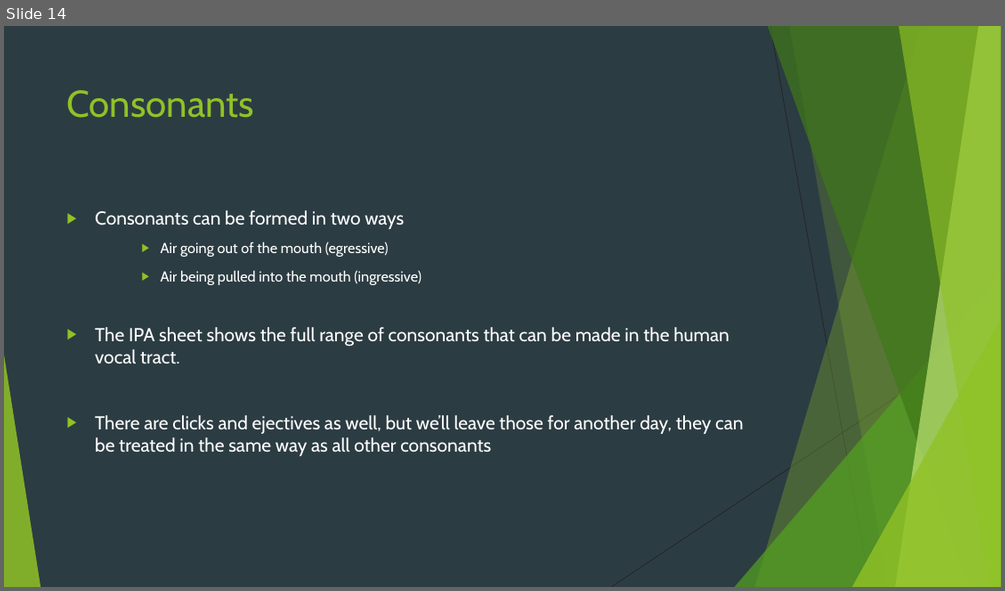
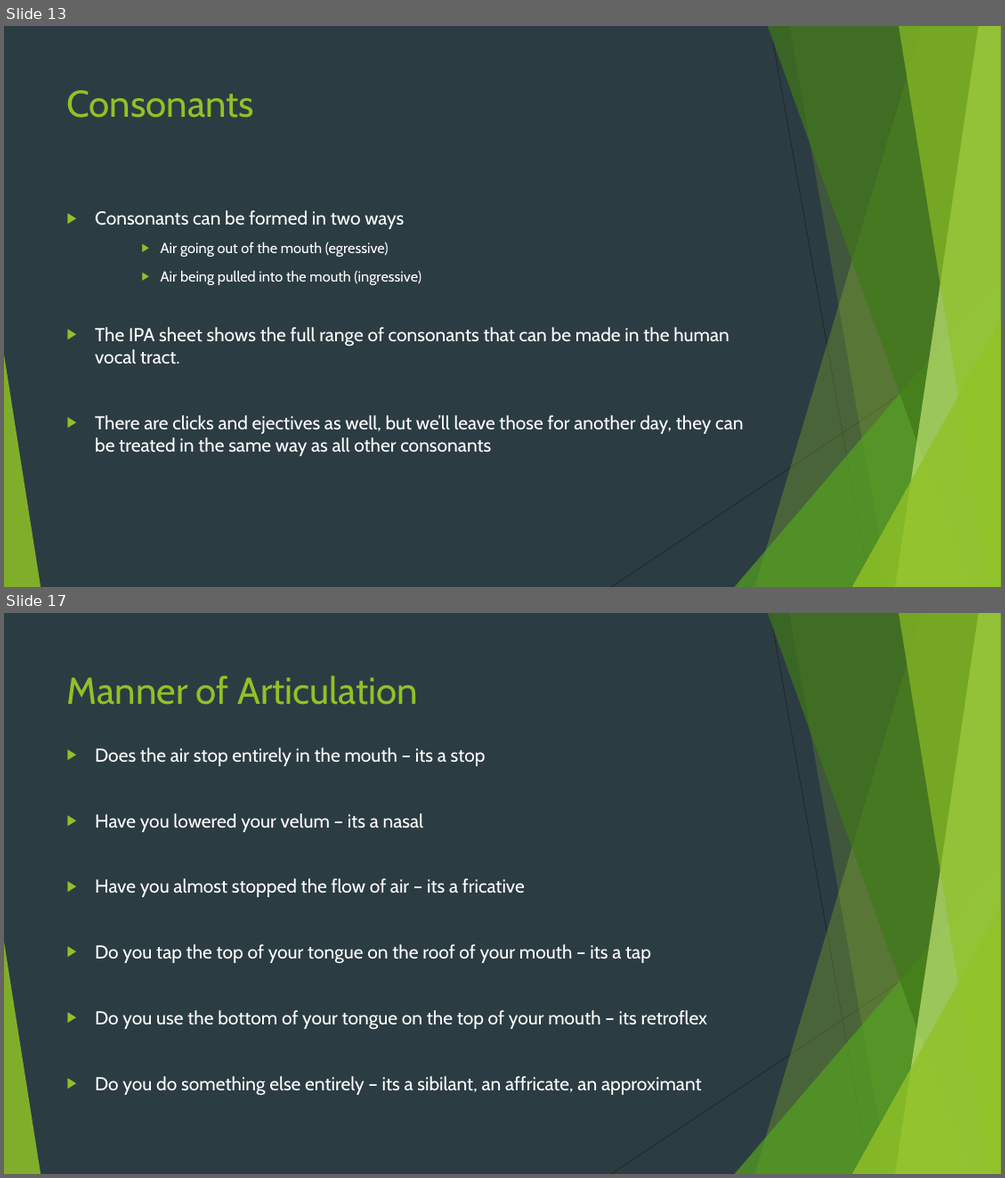
Before and after one commit to krownniuqjk/Lectures, a slide deck: Short Course in Linguistics Wk 1.pptx. Shown one above the other, each under a label of ours: slide 14 before the commit, slides 13 and 17 after it; the slides between them are not shown. The pictures are 1005x591 and 1005x1178 pixels, drawn with LibreOffice and Linux fonts; fonts in the diff are those of the drawing. Boxes give left, top, right and bottom in pixels: in the first picture for what was removed or moved away, otherwise in the second. Text is boxed around its words. In the diff, an @@ line names an element or a change of style, - is before the commit and + after.

```diff
--- a/Short Course in Linguistics Wk 1.pptx
+++ b/Short Course in Linguistics Wk 1.pptx
@@ slide 17 added at bbox=[4, 613, 1001, 1174], background #2C3C43; not listed: 10 template elements that a slide beside it also shows @@
@@ title added at bbox=[67, 675, 418, 705], 36 pt, text #90C226 @@
+Manner of Articulation
@@ text added at bbox=[95, 747, 708, 1095], 18 pt, text #FFFFFF @@
+▶ Does the air stop entirely in the mouth – its a stop
+▶ Have you lowered your velum – its a nasal
+▶ Have you almost stopped the flow of air – its a fricative
+▶ Do you tap the top of your tongue on the roof of your mouth – its a tap
+▶ Do you use the bottom of your tongue on the top of your mouth – its retroflex
+▶ Do you do something else entirely – its a sibilant, an affricate, an approximant
@@ what was slide 14 is now slide 13 @@
```
Also in this commit, not shown: 1 slide changed, 41 other slides added, 2 slides removed, 1 other file.
